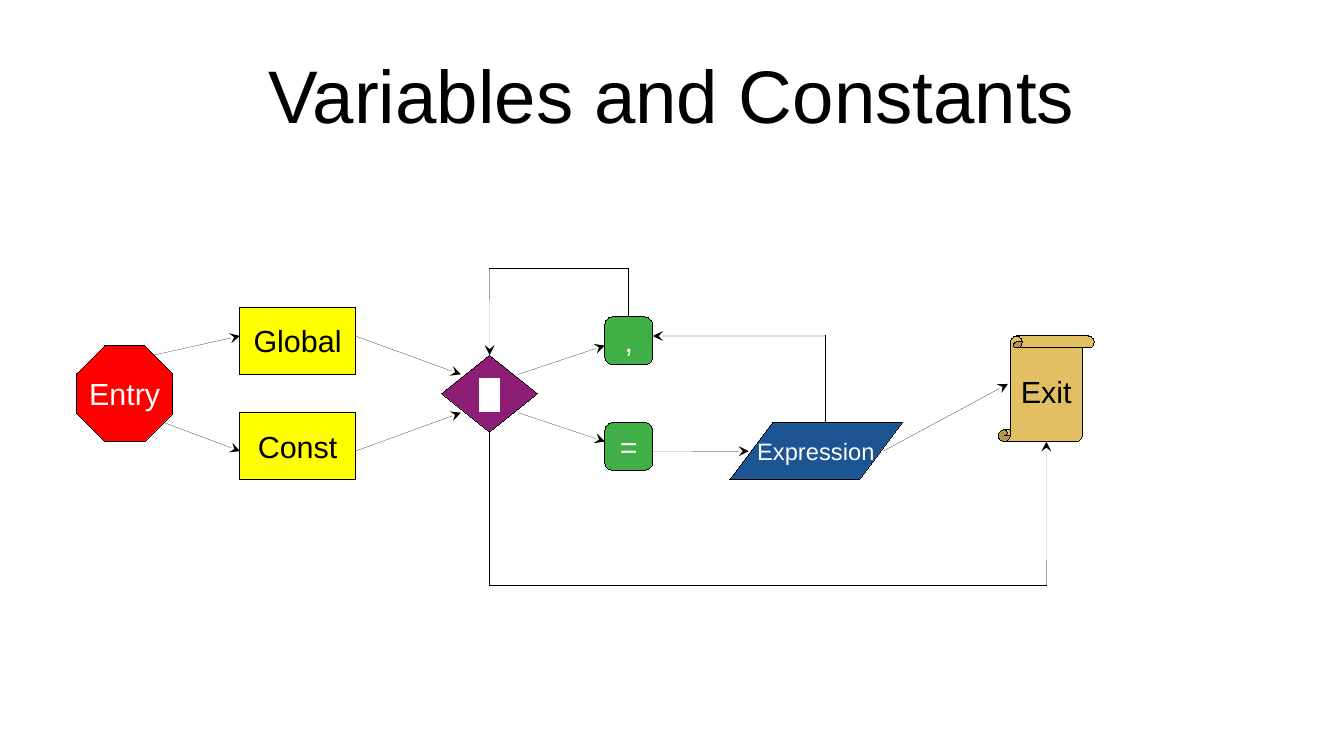
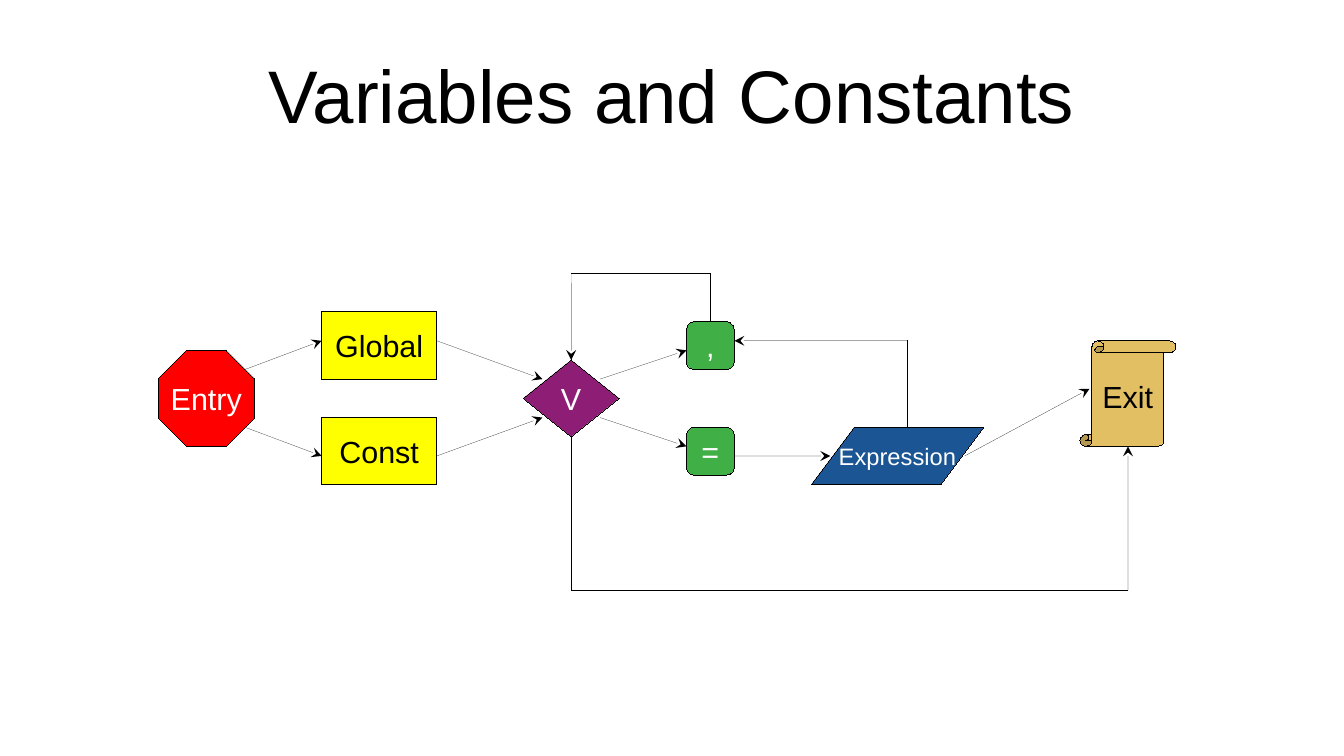
Before and after one commit to SparkFountain/BlitzBasicScript, a slide deck: slide 1 of assets/Grammar.odp. Drawn at 1344x756 pixels with LibreOffice and Linux fonts; fonts in the diff are those of the drawing. Boxes give left, top, right and bottom in pixels: in the first picture for what was removed or moved away, otherwise in the second. Text is boxed around its words. In the diff, an @@ line names an element or a change of style, - is before the commit and + after.

```diff
--- a/assets/Grammar.odp
+++ b/assets/Grammar.odp
@@ arrow moved from (154, 355) - (240, 337) to (245, 370) - (322, 341) @@
@@ 10 arrows, 5 lines, 2 rectangles, 2 rounded rectangles, 1 diamond, 1 octagon, 1 parallelogram, 1 vertical scroll: place and size @@
-10 arrows, 5 lines, 2 rectangles, 2 rounded rectangles, 1 diamond, 1 octagon, 1 parallelogram, 1 vertical scroll at (77, 268, 1095, 585)
+10 arrows, 5 lines, 2 rectangles, 2 rounded rectangles, 1 diamond, 1 octagon, 1 parallelogram, 1 vertical scroll at (159, 273, 1177, 590)
@@ diamond "V" at (523, 360, 620, 437): highlight #FFFFFF to none @@
```
Also in this commit, not shown: 4 other slides changed, 9 slides added.
